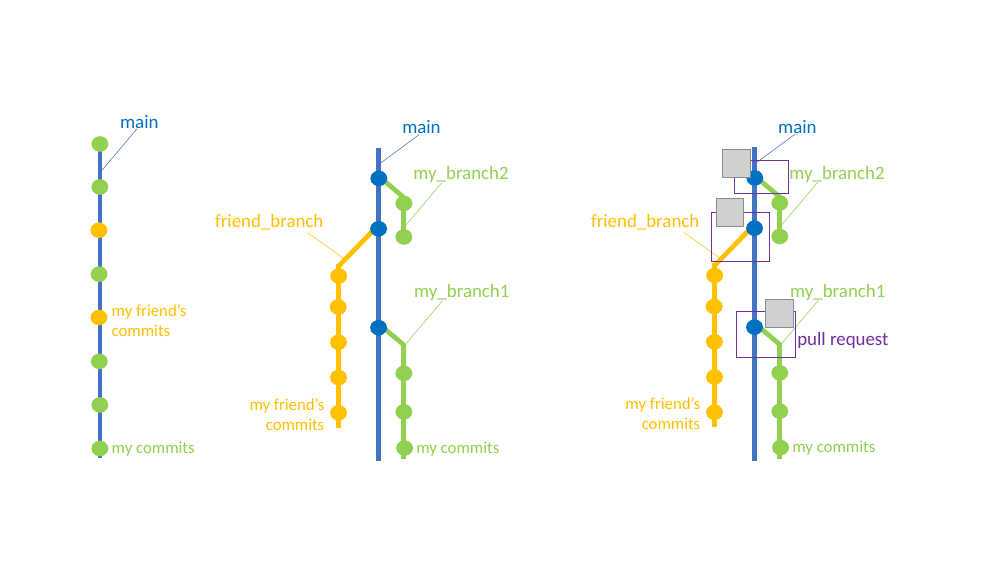
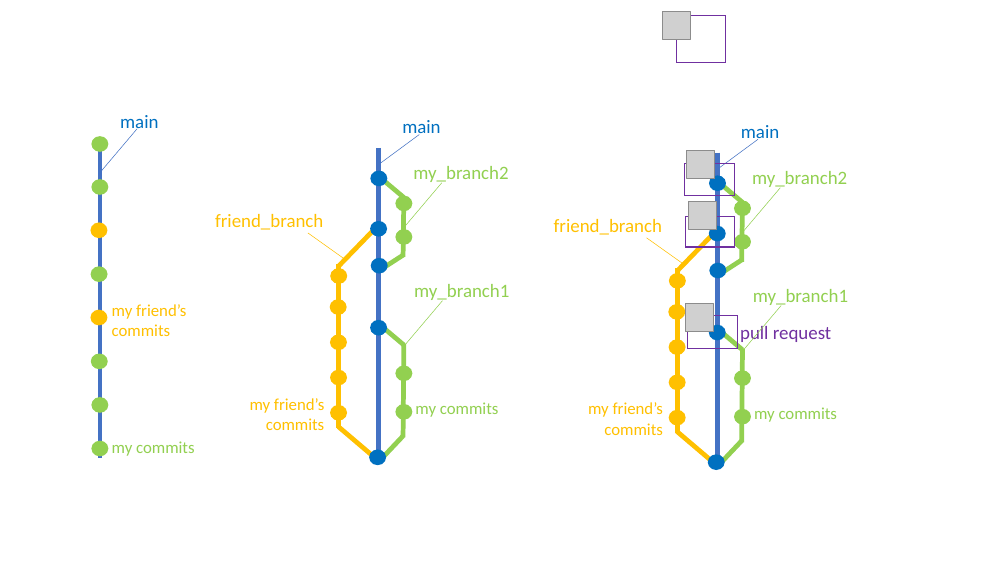
Before and after one commit to selinaZitrone/get-started-with-git, a slide deck: slide 28 of slides/img/images.pptx (slide 27 before the commit). Drawn at 1008x567 pixels with LibreOffice and Linux fonts; fonts in the diff are those of the drawing; grey boxes stand for pictures. Boxes give left, top, right and bottom in pixels: in the first picture for what was removed or moved away, otherwise in the second. Text is boxed around its words. In the diff, an @@ line names an element or a change of style, - is before the commit and + after.

```diff
--- a/slides/img/images.pptx
+++ b/slides/img/images.pptx
@@ picture: place and size @@
-picture at [723,149,751,177]
+picture at [662,11,690,39]
@@ rectangle: place and size @@
-rectangle at [735,160,789,194]
+rectangle at [676,16,726,64]
@@ group added at [678,150,743,465]: 3 lines, 1 ellipse, 1 rectangle, 1 picture @@
@@ line moved from (404, 197) - (404, 244) to (404, 197) - (403, 257) @@
@@ picture: place and size @@
-picture at [716,198,744,226]
+picture at [689,202,717,230]
@@ line moved from (780, 196) - (780, 243) to (743, 201) - (742, 262) @@
@@ 9 lines, 8 ellipses, 4 texts: place and size @@
-9 lines, 8 ellipses, 4 texts at [591,120,885,461]
+9 lines, 8 ellipses, 4 texts at [554,125,848,467]
@@ rectangle: place and size @@
-rectangle at [712,212,770,262]
+rectangle at [685,216,735,247]
@@ group added at [339,255,404,461]: 3 lines, 1 ellipse @@
@@ picture: place and size @@
-picture at [766,299,794,327]
+picture at [686,304,714,332]
@@ rectangle: place and size @@
-rectangle at [737,312,796,357]
+rectangle at [688,316,738,349]
@@ text "pull request" rewrapped from [797,332,888,348] to [740,324,831,345] @@
@@ line moved from (404, 344) - (404, 460) to (404, 344) - (403, 438) @@
@@ line moved from (780, 343) - (780, 459) to (743, 349) - (742, 442) @@
@@ 4 ellipses, 1 text: place and size @@
-4 ellipses, 1 text at [625,299,723,429]
+4 ellipses, 1 text at [588,304,685,435]
@@ text "my commits": place and size @@
-text "my commits" at [416,441,500,456]
+text "my commits" at [415,402,499,417]
@@ text "my commits": place and size @@
-text "my commits" at [792,440,876,455]
+text "my commits" at [754,407,838,422]
@@ ellipse: place and size @@
-ellipse at [396,440,413,456]
+ellipse at [369,450,386,466]
@@ ellipse at [369,450,386,466]: fill #92D050 to #0070C0 @@
@@ ellipse at [708,454,724,470]: fill #92D050 to #0070C0 @@
@@ ellipse: place and size @@
-ellipse at [772,440,789,456]
+ellipse at [708,454,724,470]
```
Also in this commit, not shown: 1 slide added, 4 other files.
